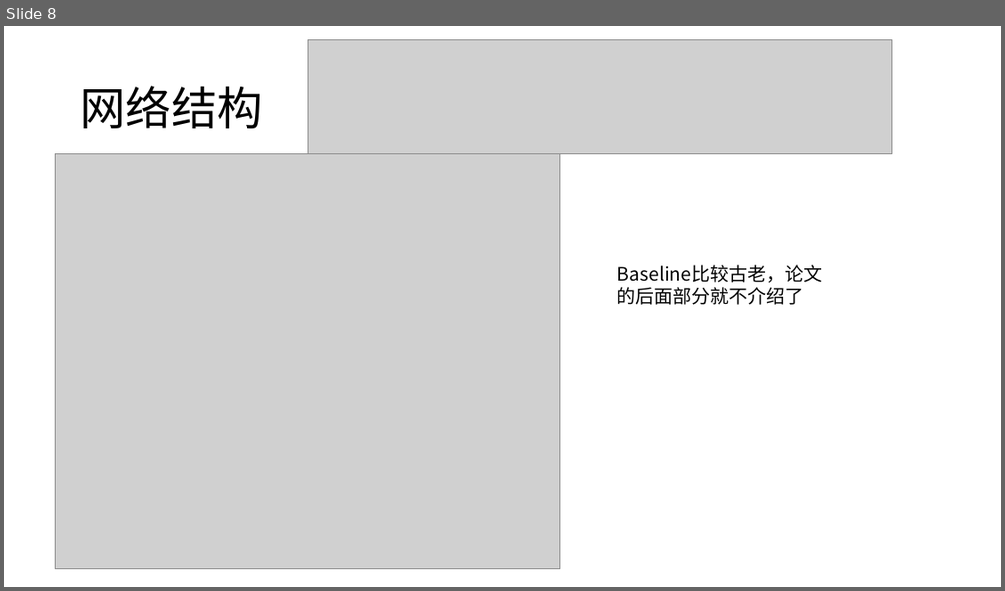
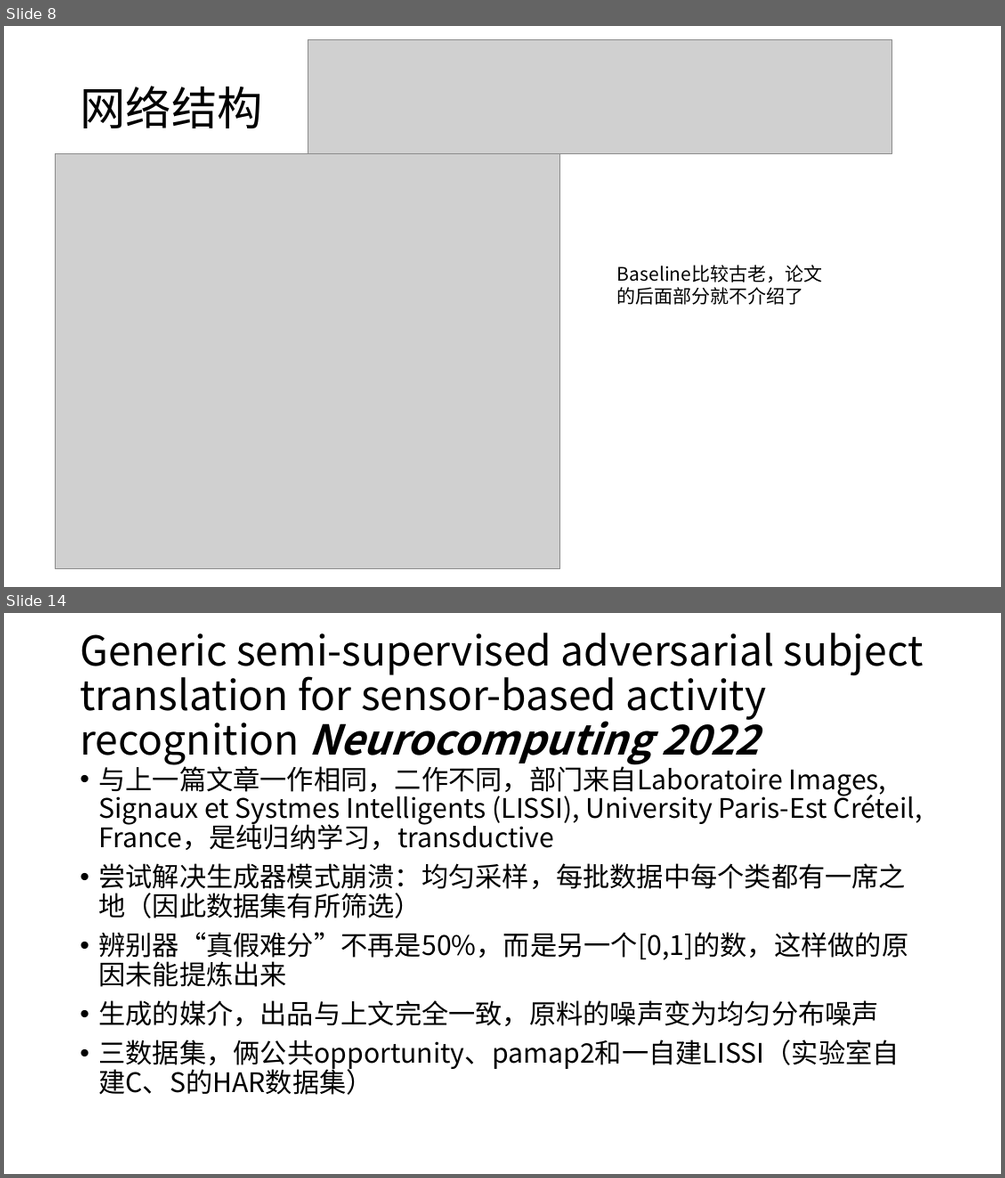
Before and after one commit to dundundundun5/python, a slide deck: literature_notes/ddnn-semi.pptx. Shown one above the other, each under a label of ours: slide 8 before the commit, slides 8 and 14 after it; the slides between them are not shown. The pictures are 1005x591 and 1005x1178 pixels, drawn with LibreOffice and Linux fonts; fonts in the diff are those of the drawing; grey boxes stand for pictures. Boxes give left, top, right and bottom in pixels: in the first picture for what was removed or moved away, otherwise in the second. Text is boxed around its words. In the diff, an @@ line names an element or a change of style, - is before the commit and + after.

```diff
--- a/literature_notes/ddnn-semi.pptx
+++ b/literature_notes/ddnn-semi.pptx
@@ slide 14 added at box(4, 613, 1001, 1174), background #FFFFFF @@
@@ title added at box(80, 633, 922, 765), 39.6 pt, text #000000 @@
+Generic semi-supervised adversarial subject translation for sensor-based activity recognition Neurocomputing 2022
@@ text added at box(98, 762, 922, 1094), 25.9 pt, text #000000 @@
+• 与上一篇文章一作相同，二作不同，部门来自Laboratoire Images, Signaux et Systmes Intelligents (LISSI), University Paris-Est Créteil, France，是纯归纳学习，transductive
+• 尝试解决生成器模式崩溃：均匀采样，每批数据中每个类都有一席之地（因此数据集有所筛选）
+• 辨别器“真假难分”不再是50%，而是另一个[0,1]的数，这样做的原因未能提炼出来
+• 生成的媒介，出品与上文完全一致，原料的噪声变为均匀分布噪声
+• 三数据集，俩公共opportunity、pamap2和一自建LISSI（实验室自建C、S的HAR数据集）
```
Also in this commit, not shown: 13 other slides added.
